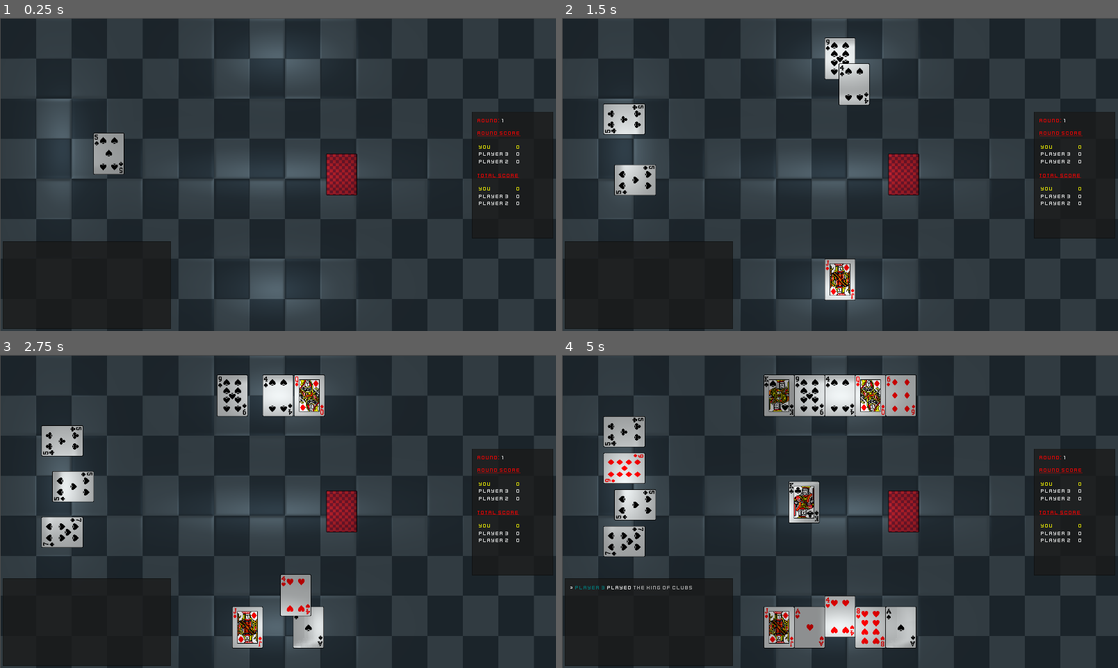
Above: before the commit, frames 1-4 (two rows, left to right).
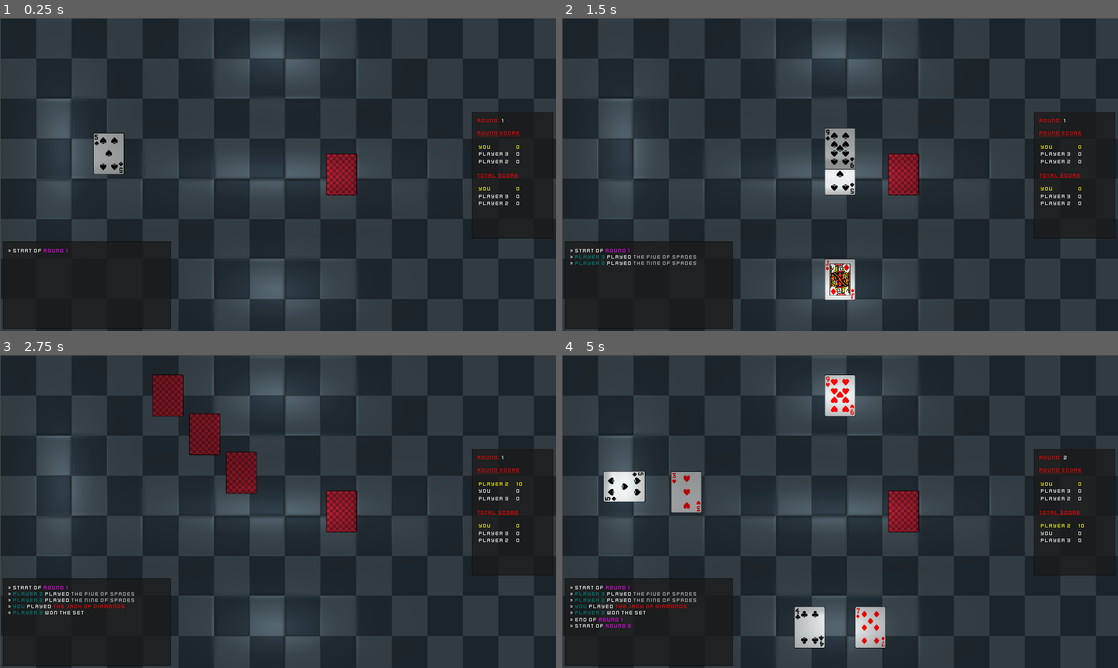
Above: after the commit, the same moments.

Repository: mhogar/CardGameEngine
Game: Godot game, scene res://core/game/wizard/Wizard.tscn
Same seed, same stepped clock (60 frames per second), same inputs: the game is played once before the commit and once after it.
Inputs (mouse positions are in pixels of both pictures, inside the frame that each line leads up to):
- Up to frame 1 (0.25 s): no input
- Up to frame 2 (1.5 s): move the mouse to (623, 149) at 0.52 s; click (623, 149) at 0.6 s; move the mouse to (840, 290) at 1.27 s; click (840, 290) at 1.35 s
- Up to frame 3 (2.75 s): move the mouse to (294, 627) at 2.02 s; click (294, 627) at 2.1 s
- Up to frame 4 (5 s): move the mouse to (795, 395) at 2.77 s; click (795, 395) at 2.85 s; move the mouse to (840, 627) at 3.52 s; click (840, 627) at 3.6 s; move the mouse to (823, 627) at 4.27 s; click (823, 627) at 4.35 s

The runs differ from the first frame. In frame 1, less than 0.1% of the frame differs, in the area x 1-13%, y 73-75%; in frame 2, 4.2%; in frame 3, 9.1%; in frame 4, 11%, in the area x 1-94%, y 6-94%.

Commit message:
Add multi rounds to Wizard game

Diff:
--- a/core/events/card/MoveCards.gd
+++ b/core/events/card/MoveCards.gd
@@ -12,6 +12,10 @@
 
 	if leave_top_card:
 		last_index -= 1
+
+	if last_index < 0:
+		emit_signal("completed", self, {})
+		return
 
 	var delay := 0.0
 	for index in range(last_index + 1):
--- a/core/game/wizard/Wizard.gd
+++ b/core/game/wizard/Wizard.gd
@@ -1,7 +1,5 @@
 extends Game
 class_name WizardGame
-
-const ROUND := 5
 
 var scripts : WizardScripts
 
@@ -29,17 +27,22 @@
 
 	return EventQueueBuilder.new("Wizard", [], {}) \
 		.build_deck(StandardDeckBuilder.new(), { "source_deck": deal_pile }) \
+		.run_script(scripts, "calc_num_rounds", {}) \
 		.sub_queue(_game_loop(play_pile, deal_pile)) \
 		.get_queue()
 
 
 func _game_loop(play_pile : Pile, deal_pile : Pile) -> EventQueueBuilder:
-	return EventQueueBuilder.new("Wizard", [], { "num_iter": 1 }) \
+	return EventQueueBuilder.new("GameLoop", [], {}) \
+		.run_log_script(scripts, "log_round_start", {}) \
 		.shuffle_deck(Event.DECK_TYPE.SOURCE, { "source_deck": deal_pile }) \
-		.deal_cards({ "num_iter": ROUND, "deck_name": "Hand", "source_deck": deal_pile }) \
+		.run_script(scripts, "set_round_iterations", {}) \
+		.deal_cards({ "deck_name": "Hand", "source_deck": deal_pile }) \
 		.next_turn() \
 		.sub_queue(_round_loop(play_pile)) \
-		.run_scoreboard_script(scripts, "score_round_end", {})
+		.run_log_script(scripts, "log_round_over", {}) \
+		.run_scoreboard_script(scripts, "score_round_end", {}) \
+		.sub_queue(_clean_up_sets(deal_pile))
 
 
 func _round_loop(play_pile : Pile) -> EventQueueBuilder:
@@ -47,7 +50,7 @@
 		.play_card(WizardRuleset.new(), null, null, { "player_index": 0, "deck_name": "Hand", "dest_deck": play_pile }) \
 		.next_turn()
 
-	return EventQueueBuilder.new("RoundLoop", [], { "num_iter": ROUND }) \
+	return EventQueueBuilder.new("RoundLoop", [], {}) \
 		.loop_num_players() \
 		.sub_queue(play_loop) \
 		.sub_queue(_choose_winner(play_pile))
@@ -62,3 +65,15 @@
 		.select_player_deck(Event.DECK_TYPE.DEST, { "deck_name": "Sets" }) \
 		.move_cards(false, { "source_deck": play_pile }) \
 		.set_turn({})
+
+
+func _clean_up_sets(deal_pile : Pile) -> EventQueueBuilder:
+	var clean_up_set_builder := EventQueueBuilder.new("CleanUpSet", [], {}) \
+		.select_player({ "player_index": 0 }) \
+		.select_player_deck(Event.DECK_TYPE.SOURCE, { "deck_name": "Sets" }) \
+		.move_cards(false, { "dest_deck": deal_pile }) \
+		.next_turn()
+
+	return EventQueueBuilder.new("CleanUpSets", [], { "num_iter": 1 }) \
+		.loop_num_players() \
+		.sub_queue(clean_up_set_builder)
--- a/core/game/wizard/WizardScripts.gd
+++ b/core/game/wizard/WizardScripts.gd
@@ -2,7 +2,11 @@
 class_name WizardScripts
 
 
-func select_winner(ctx : GameContext, inputs : Dictionary) -> Dictionary:
+func calc_num_rounds(ctx : GameContext, _inputs : Dictionary) -> Dictionary:
+	return { "num_iter": ctx.piles["Deal Pile"].num_cards() / ctx.players.size() / 4 + 1 }
+
+
+func select_winner(ctx : GameContext, _inputs : Dictionary) -> Dictionary:
 	var play_pile : Pile = ctx.piles["Play Pile"]
 
 	var active_suit := play_pile.get_card(0).suit
@@ -23,15 +27,29 @@
 	return { "player_index": winner }
 
 
+func set_round_iterations(ctx : GameContext, _inputs : Dictionary) -> Dictionary:
+	return { "num_iter": ctx.scoreboard.get_score("Round") }
+
+
 func log_set_winner(ctx : GameContext, inputs : Dictionary):
 	ctx.logs.log_message("%p won the set", [inputs["player"]])
+
+
+func log_round_start(ctx : GameContext, _inputs : Dictionary):
+	ctx.logs.log_message("Start of [color=fuchsia]Round %d[/color]" % ctx.scoreboard.get_score("Round"))
+
+
+func log_round_over(ctx : GameContext, _inputs : Dictionary):
+	ctx.logs.log_message("End of [color=fuchsia]Round %d[/color]" % ctx.scoreboard.get_score("Round"))
 
 
 func score_set_winner(ctx : GameContext, inputs : Dictionary):
 	ctx.scoreboard.increment_score("Round Score:" + inputs["player"].name, 10)
 
 
-func score_round_end(ctx : GameContext, inputs : Dictionary):
+func score_round_end(ctx : GameContext, _inputs : Dictionary):
+	ctx.scoreboard.increment_score("Round")
+
 	for player in ctx.players:
 		var score := ctx.scoreboard.get_score("Round Score:" + player.name)
 		ctx.scoreboard.increment_score("Total Score:" + player.name, score)
